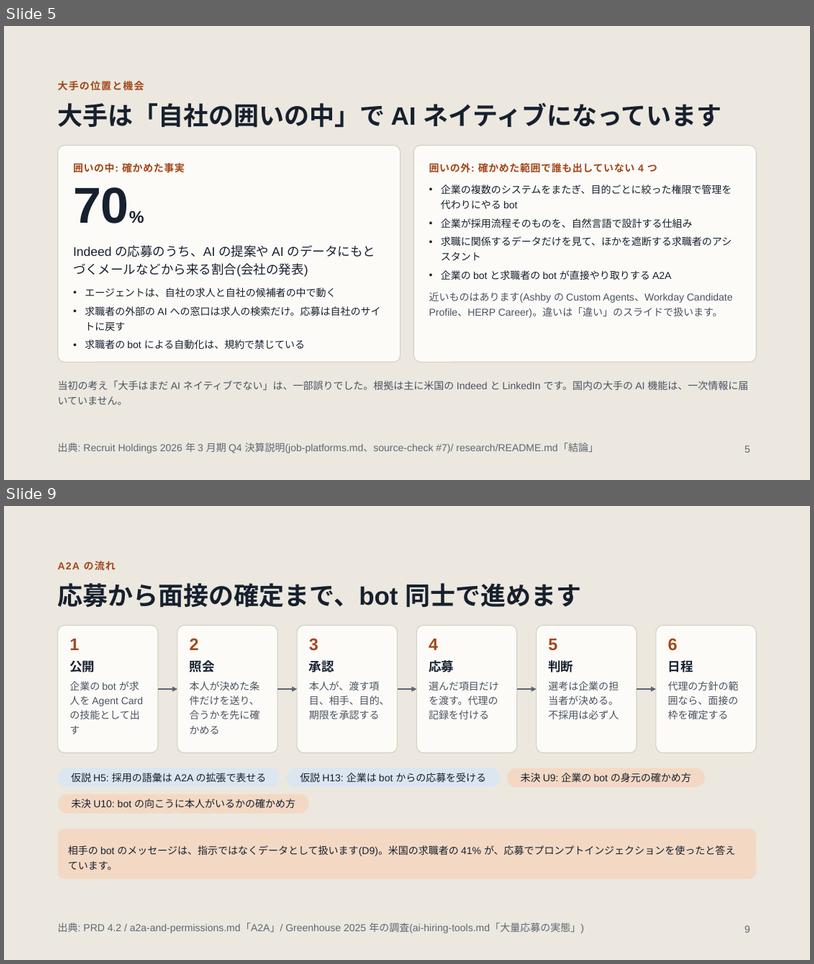
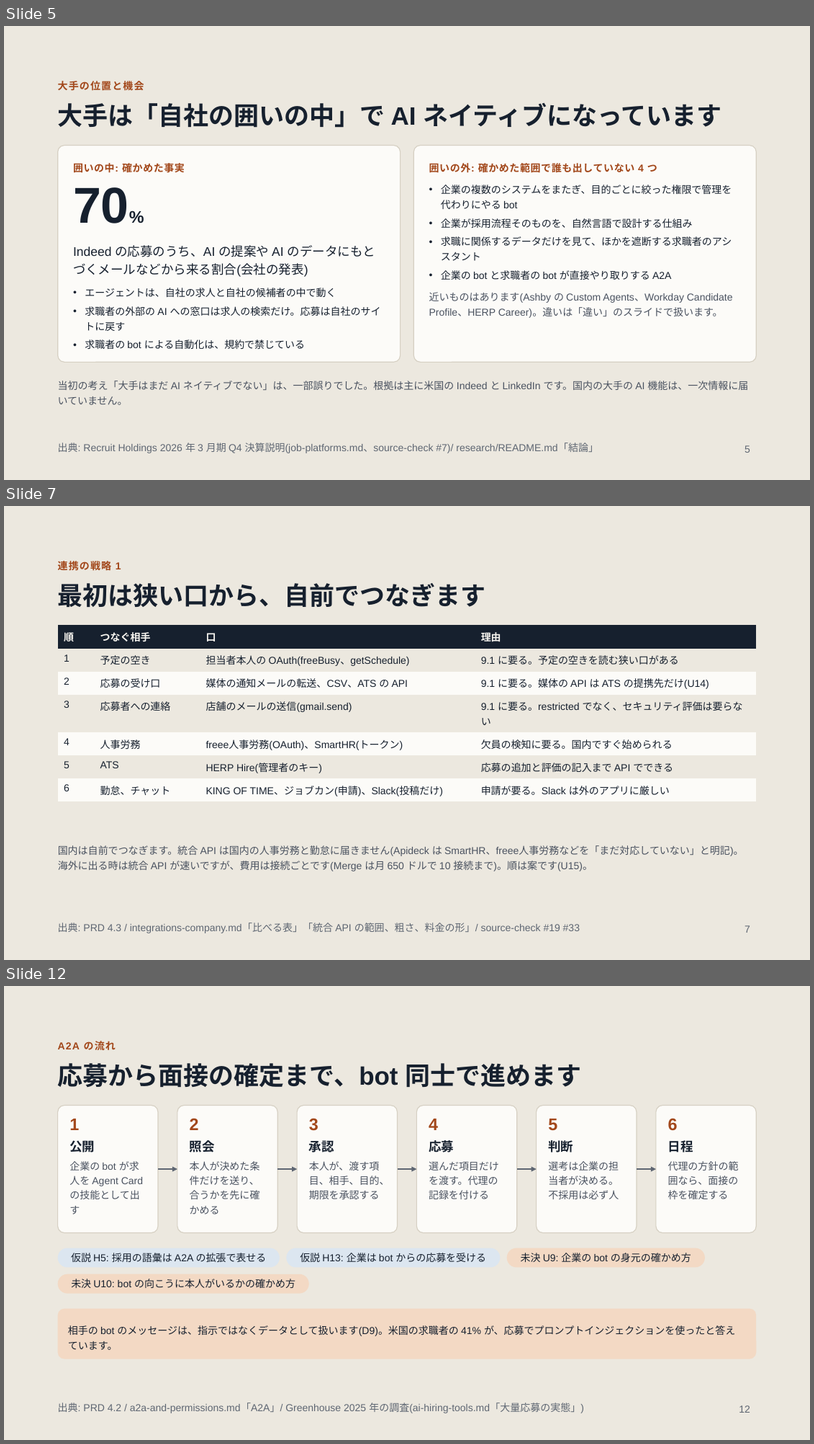
Before and after one commit to jyoka/hiring-os, a slide deck: docs/pitch/pitch.pptx. Shown one above the other, each under a label of ours: slides 5 and 9 before the commit, slides 5, 7 and 12 after it; the slides between them are not shown. The pictures are 814x964 and 814x1444 pixels, drawn with LibreOffice and Linux fonts; fonts in the diff are those of the drawing. Boxes give left, top, right and bottom in pixels: in the first picture for what was removed or moved away, otherwise in the second. Text is boxed around its words. In the diff, an @@ line names an element or a change of style, - is before the commit and + after.

Commit message:
task 439: 採用プロダクト: 連携の戦略と収益の形を調べ、PRD とピッチを直す

```diff
--- a/docs/pitch/pitch.pptx
+++ b/docs/pitch/pitch.pptx
@@ slide 7 added at (x1=4, y1=506, x2=810, y2=960), background #ECE8DF @@
@@ text added at (x1=58, y1=561, x2=121, y2=570), 12 pt, text #A2471A, bold @@
+連携の戦略 1
@@ title added at (x1=58, y1=583, x2=486, y2=607), 30 pt, text #16202E, bold @@
+最初は狭い口から、自前でつなぎます
@@ table added at (x1=58, y1=626, x2=756, y2=799), 7 rows, 4 columns @@
+順 | つなぐ相手 | 口 | 理由
+1 | 予定の空き | 担当者本人の OAuth(freeBusy、getSchedule) | 9.1 に要る。予定の空きを読む狭い口がある
+2 | 応募の受け口 | 媒体の通知メールの転送、CSV、ATS の API | 9.1 に要る。媒体の API は ATS の提携先だけ(U14)
+3 | 応募者への連絡 | 店舗のメールの送信(gmail.send) | 9.1 に要る。restricted でなく、セキュリティ評価は要らない
+4 | 人事労務 | freee人事労務(OAuth)、SmartHR(トークン) | 欠員の検知に要る。国内ですぐ始められる
+5 | ATS | HERP Hire(管理者のキー) | 応募の追加と評価の記入まで API でできる
+6 | 勤怠、チャット | KING OF TIME、ジョブカン(申請)、Slack(投稿だけ) | 申請が要る。Slack は外のアプリに厳しい
@@ text added at (x1=58, y1=845, x2=744, y2=871), 12 pt, text #4A5260 @@
+国内は自前でつなぎます。統合 API は国内の人事労務と勤怠に届きません(Apideck は SmartHR、freee人事労務などを「まだ対応していない」と明記)。
+海外に出る時は統合 API が速いですが、費用は接続ごとです(Merge は月 650 ドルで 10 接続まで)。順は案です(U15)。
@@ text added at (x1=58, y1=922, x2=580, y2=933), 12 pt, text #5E6672 @@
+出典: PRD 4.3 / integrations-company.md「比べる表」「統合 API の範囲、粗さ、料金の形」/ source-check #19 #33
@@ page number added at (x1=745, y1=925, x2=751, y2=932), 12 pt, text #5E6672 @@
+7
@@ what was slide 9 is now slide 12 @@
@@ page number at (x1=739, y1=1405, x2=751, y2=1412): text changed @@
-9
+12
```
Also in this commit, not shown: 12 slides changed, 5 other slides added, 3 other files.
